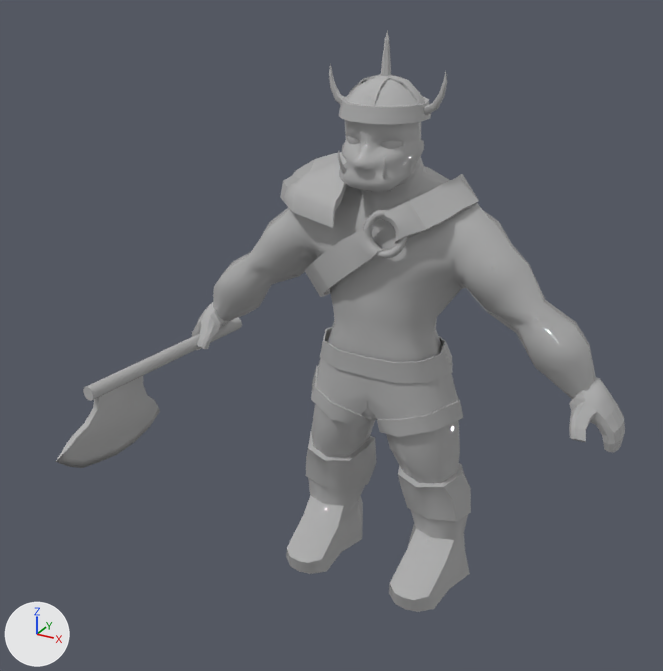
Two versions of the FBX model 졸업 작품 모델링/작업/애니메이션 작업/오크 전사 사망.fbx, one commit apart.
Both versions are drawn from a 50 mm lens placed at (0.0486, -0.1035, 0.0857), pointed at (-0.0026, -0.0102, 0.0391). Lighting does not change. The marker at lower left points along +X, +Y and +Z. Where no turn or scale is listed for an object, it has been applied to the vertices. Vertices at the same position are counted once.
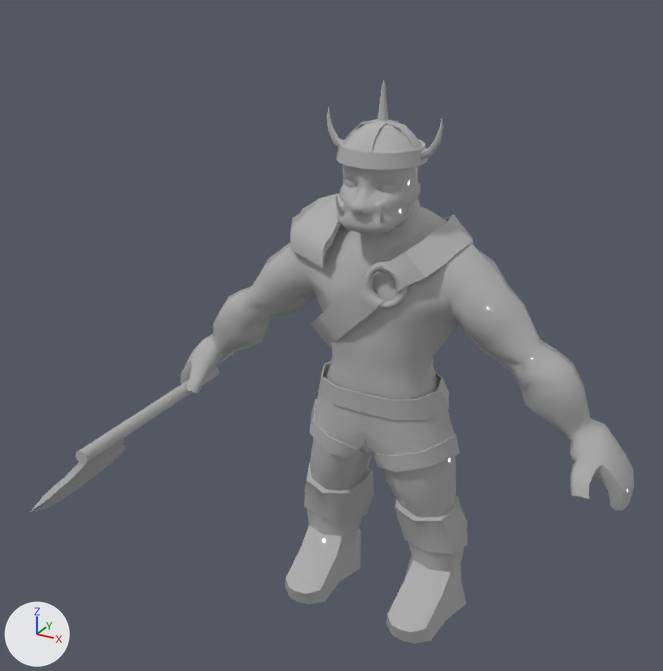
Where the newer file only moved an object's origin or applied its transform, the numbers keep the older frame.

Location of each change, [x1, y1, x2, y2] in pixels of the pictures (663 x 671 px; the box of a moved part takes in the faces that stretch with it):
'Object001', reshaped, moved (17% shorter)
    before: [192, 31, 625, 612]
    after: [181, 164, 634, 644]
'Object002', reshaped, moved, turned
    before: [280, 152, 479, 297]
    after: [311, 214, 473, 347]
'Cylinder001', reshaped
    before: [56, 318, 242, 468]
    after: [30, 367, 219, 512]
'Object003', added
    after: [327, 80, 443, 170]
'Object004', added
    after: [290, 194, 344, 268]
part 1 of me_mesh, deleted
    before: [338, 79, 431, 124]
part 2 of me_mesh, deleted
    before: [347, 74, 425, 106]
part 3 of me_mesh, deleted
    before: [380, 31, 391, 76]
part 4 of me_mesh, deleted
    before: [329, 63, 344, 105]
part 5 of me_mesh, deleted
    before: [424, 72, 447, 115]
part 6 of me_mesh, moved or reshaped
    before: [517, 300, 625, 452]
    after: [511, 339, 634, 511]
part 7 of me_mesh, moved or reshaped
    before: [192, 252, 272, 350]
    after: [181, 287, 271, 393]
part 9 of me_mesh_002, moved or reshaped
    before: [305, 174, 479, 297]
    after: [311, 214, 473, 347]
part 10 of me_mesh_002, moved or reshaped
    before: [363, 209, 407, 258]
    after: [363, 261, 408, 309]
part 11 of me_mesh_002, deleted
    before: [280, 152, 347, 228]

Edits to the bpy script that builds the scene:
```text
Change me_mesh:
    remove me_mesh.from_pydata(...)  # 2428 vertices, 4633 faces; spans x -0.0324..0.0324, y -0.01..0.0082, z -0.0005..0.0752
    add me_mesh.from_pydata(...)  # 2122 vertices, 4131 faces; spans x -0.0345..0.0345, y -0.01..0.0082, z -0.0005..0.0689
    me_mesh part 1: the loose piece of 144 vertices spanning x -0.0055..0.0055, y -0.0073..0.0039, z 0.0654..0.07 is deleted
    me_mesh part 2: the loose piece of 77 vertices spanning x -0.005..0.005, y -0.0066..0.0033, z 0.067..0.0702 is deleted
    me_mesh part 3: the loose piece of 41 vertices spanning x -0.0007..0.0007, y -0.0024..-0.001, z 0.0701..0.0752 is deleted
    me_mesh part 4: the loose piece of 37 vertices spanning x -0.0078..-0.0052, y -0.0022..-0.0009, z 0.0657..0.0712 is deleted
    me_mesh part 5: the loose piece of 37 vertices spanning x 0.0052..0.0078, y -0.0022..-0.0009, z 0.0657..0.0712 is deleted
    me_mesh part 6: 14 vertices moved from x 0.0206..0.027, y -0.0033..0.0048, z 0.0339..0.0419 to x 0.0192..0.03, y -0.0027..0.0042, z 0.0307..0.043; 110 vertices removed from x 0.0239..0.0324, y -0.0044..0.0041, z 0.027..0.0367; 125 vertices added at x 0.02..0.0345, y -0.0052..0.0048, z 0.0248..0.0418
    me_mesh part 7: 14 vertices moved from x -0.027..-0.0206, y -0.0033..0.0048, z 0.0339..0.0419 to x -0.03..-0.0192, y -0.0027..0.0042, z 0.0307..0.043; 110 vertices removed from x -0.0324..-0.0239, y -0.0044..0.0041, z 0.027..0.0367; 125 vertices added at x -0.0345..-0.02, y -0.0052..0.0048, z 0.0248..0.0418
Change me_mesh_002:
    where me_mesh_002.from_pydata(...)  # 692 vertices, 704 faces; spans x -0.77..0.9, y -1.09..0.97, z -1.34..1.28
    used by ob_object002; location = (-0.0026, 0.0011, 0.0504); rotation_euler = (1.481, -0.0717, -1.609), in degrees (85, -4.1, -92); scale = (0.01, 0.01, 0.01)
    remove me_mesh_002.materials.append(mat_material__26_003)  # grey #b2b2b2
    me_mesh_002 part 9: the loose piece of 360 vertices spanning x -0.77..0.82, y -1.09..0.86, z -1.34..0.8 is moved by (-0.15, 4.9, 0.24), in mat_material__26_001 (grey #b2b2b2)
    me_mesh_002 part 10: the loose piece of 288 vertices spanning x 0.63..0.79, y -0.13..0.47, z -0.82..-0.22 is moved by (-0.15, 4.9, 0.24), in mat_material__26_001 (grey #b2b2b2)
    me_mesh_002 part 11: the loose piece of 44 vertices spanning x -0.68..0.9, y 0.12..0.97, z 0.11..1.28 is deleted
    add me_mesh_002.materials.append(mat_material__26_001)  # grey #b2b2b2
Change me_mesh_001:
    where me_mesh_001.from_pydata(...)  # 180 vertices, 352 faces; spans x -0.0055..0.001, y -0.0353..0.0001, z -0.0124..0.001
    remove me_mesh_001.materials.append(mat_material__26_003)  # grey #b2b2b2
    me_mesh_001 part 8: the whole mesh is multiplied about its middle by the matrix ((0.883, -0.104, 0.457), (0.118, 0.993, -0.002), (-0.454, 0.055, 0.889)), then moved by (-0.003, -0.0036, -0.0068)
    add me_mesh_001.materials.append(mat_material__26_001)  # grey #b2b2b2
Change ob_object001:
    ob_object001.location: (0.0, 0.0, 0.0) -> (0.0, -0.0005, -0.0052)
Change ob_object002:
    ob_object002.location: (-0.0026, 0.0011, 0.0504) -> (0.0, -0.0005, -0.0052)
    ob_object002.rotation_euler: (1.481, -0.0717, -1.609) -> (1.571, 0.0, -1.571)  # degrees (85, -4.1, -92) -> degrees (90, 0, -90)
Add ob_object003:
    ob_object003 = bpy.data.objects.new('Object003', me_mesh_003)  # 340 vertices, 589 faces; spans x -0.0078..0.0078, y -0.0073..0.0039, z 0.0654..0.0749; in mat_material__26_001 (grey #b2b2b2)
    ob_object003.location = (0.0, -0.0005, -0.0052)
Add ob_object004:
    ob_object004 = bpy.data.objects.new('Object004', me_mesh_002_1)  # 44 vertices, 56 faces; spans x -0.0158..-0.0038, y -0.0061..0.0097, z 0.0516..0.0599; in mat_material__26_001 (grey #b2b2b2)
    ob_object004.location = (0.0, -0.0005, -0.0052)
```
